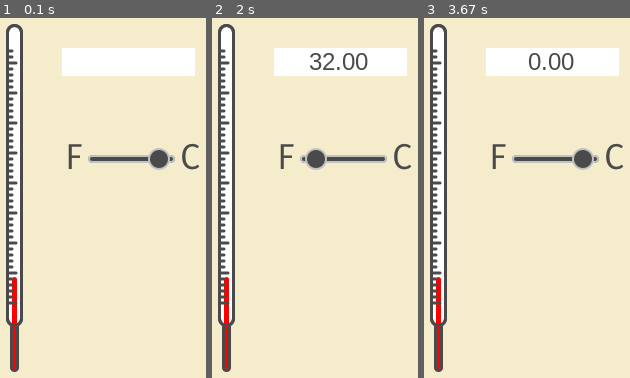
Above: before the commit, frames 1-3 (left to right).
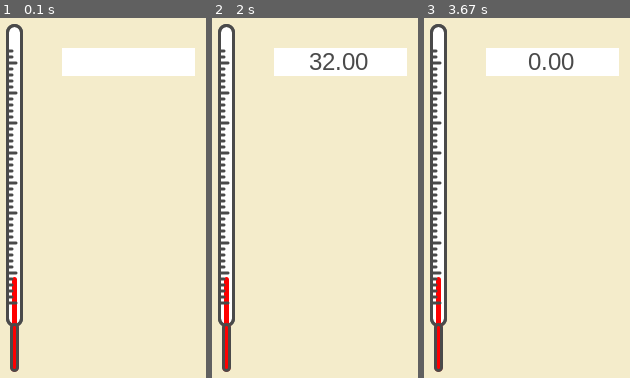
Above: after the commit, the same moments.

Repository: pigmonchu/m02_boot_0
Game: pygame game, started from practicing_apps/pyGameTermoLunesII/main.py
Two runs of this game, one before a commit and one after it. Both use one fixed random seed, a clock stepped at 60 frames per second and the inputs below.
Inputs (mouse positions are in pixels of both pictures, inside the frame that each line leads up to):
- Up to frame 1 (0.1 s): no input
- Up to frame 2 (2 s): click (312, 198) at 0.38 s; click (315, 226) at 0.72 s; click (222, 133) at 1.05 s; click (outside the picture) at 1.38 s; click (319, 57) at 1.72 s
- Up to frame 3 (3.67 s): click (510, 306) at 2.05 s; click (514, 126) at 2.38 s; click (483, 111) at 2.72 s; click (601, 162) at 3.05 s; click (615, 187) at 3.38 s

The runs differ from the first frame. In frame 1, 1.6% of the frame differs, in the area x 33-97%, y 34-43%; in frame 2, 1.6%; in frame 3, 1.6%.

Commit message:
Calculadora Tkinter

Diff:
--- /dev/null
+++ b/practicing_apps/calculadoraTkinter/main.py
@@ -0,0 +1,87 @@
+from tkinter import *
+from tkinter import ttk
+
+_heightBtn = 50
+_widthBtn = 68
+
+class CalcDisplay(ttk.Frame):
+    __value = "0"
+
+    def __init__(self, parent, **args):
+
+        ttk.Frame.__init__(self, parent, height=_heightBtn, widt=_widthBtn * 4)
+        self.pack_propagate(0)
+
+        s = ttk.Style()
+        s.configure('my.TLabel', font=('Helvetica', 42))
+        self.__lbl = ttk.Label(self, text=self.__value, style='my.TLabel', anchor=E)
+
+        self.__lbl.pack(fill=BOTH, expand=1)
+
+    def addDigit(self, value):
+        self.__value += value
+        self.__lbl.config(text=self.__value)
+        print("value: {}".format(self.__value))
+
+class CalcButton(ttk.Frame):
+    __initProperties = None
+
+    def __init__(self, parent, **args):
+        self.__initProperties = args
+
+        ttk.Frame.__init__(self, parent, height=_heightBtn * self.__getArg("cHeight", 1), width=_widthBtn * self.__getArg("cWidth", 1))
+        self.pack_propagate(0)
+
+        self.__btn = ttk.Button(self, text=args["text"], command=self.__getArg("command"))
+        self.__btn.pack(fill=BOTH, expand=1)
+
+    def __getArg(self, nameArg, default=None):
+        if nameArg in self.__initProperties:
+            return self.__initProperties[nameArg]
+        else:
+            return default
+
+class MainApp(Tk):
+
+    def __init__(self):
+        Tk.__init__(self)
+        self.title("Calculadora")
+        self.geometry("272x300")
+
+        CalcButton(self, text="0", cWidth=2, command=lambda: self.numberDisplay("0")).place(x=0, y=250)
+        CalcButton(self, text="1", command=lambda: self.numberDisplay("1")).place(x=0, y=200)
+        CalcButton(self, text="2", command=lambda: self.numberDisplay("2")).place(x=68, y=200)
+        CalcButton(self, text="3", command=lambda: self.numberDisplay("3")).place(x=136, y=200)
+        CalcButton(self, text="4", command=lambda: self.numberDisplay("4")).place(x=0, y=150)
+        CalcButton(self, text="5", command=lambda: self.numberDisplay("5")).place(x=68, y=150)
+        CalcButton(self, text="6", command=lambda: self.numberDisplay("6")).place(x=136, y=150)
+        CalcButton(self, text="7", command=lambda: self.numberDisplay("7")).place(x=0, y=100)
+        CalcButton(self, text="8", command=lambda: self.numberDisplay("8")).place(x=68, y=100)
+        CalcButton(self, text="9", command=lambda: self.numberDisplay("9")).place(x=136, y=100)
+
+        CalcButton(self, text="C", cWidth=2, command=self.test).place(x=0, y=50)
+        CalcButton(self, text="+/-").place(x=136, y=50)
+        CalcButton(self, text="÷").place(x=204, y=50)
+        CalcButton(self, text="x").place(x=204, y=100)
+        CalcButton(self, text="-").place(x=204, y=150)
+        CalcButton(self, text="+").place(x=204, y=200)
+        CalcButton(self, text="=").place(x=204, y=250)
+        CalcButton(self, text=",").place(x=136, y=250)
+
+        self.__display = CalcDisplay(self)
+        self.__display.place(x=0, y=0)
+
+    def test(self):
+        print("Por aquí pasa")
+
+    def start(self):
+        self.mainloop()
+
+    def numberDisplay(self, numberValue):
+        print(numberValue)
+        self.__display.addDigit(numberValue)
+
+
+if __name__ == '__main__':
+    calc = MainApp()
+    calc.start()
--- /dev/null
+++ b/practicing_apps/calculadoraTkinter/testLambdas.py
@@ -0,0 +1,18 @@
+def sumaTodos(limitTo):
+    resultado = 0
+    for n in range(0, limitTo+1):
+        resultado += n
+    return resultado
+
+def sumaTodosCuadrado(limitTo):
+    resultado = 0
+    for n in range(0, limitTo+1):
+        resultado += n ** 2
+    return resultado
+
+
+def sumaTodosF(limitTo, f):
+    resultado = 0
+    for n in range(0, limitTo+1):
+        resultado += f(n)
+    return resultado
--- a/practicing_apps/pyGameTermoLunesII/main.py
+++ b/practicing_apps/pyGameTermoLunesII/main.py
@@ -215,10 +215,10 @@
             text = self.entrada.render() # Obtenememos rectánculo blanco y foto de texto y lo asignamos a text
             pygame.draw.rect(self.__screen, (255, 255, 255), text[0]) #creamos el rectángulo blanco con sus datos (posición y tamaño) text[0]
             self.__screen.blit(text[1], self.entrada.pos()) #Pintamos la foto del texto (text[1])
-
+            '''
             #Pintamos el selector
             self.__screen.blit(self.selector.custome(), (112,153))
-
+            '''
             pygame.display.flip()
 
 if __name__ == '__main__':
--- a/practicing_apps/tkinterTermoJuevesII/ejemploFuncionesNivelSuperior.py
+++ b/practicing_apps/tkinterTermoJuevesII/ejemploFuncionesNivelSuperior.py
@@ -20,3 +20,8 @@
 
 def cuadrado(x):
     return x*x
+
+def cuadradoE(x, y):
+    return x*x
+
+print(sumaf(4, cuadradoE))
--- a/practicing_apps/tkinterTermoJuevesII/main.py
+++ b/practicing_apps/tkinterTermoJuevesII/main.py
@@ -1,5 +1,7 @@
 from tkinter import *
 from tkinter import ttk
+
+class NumberEntry(ttk.Entry)
 
 class mainApp(Tk):
     entrada = None
